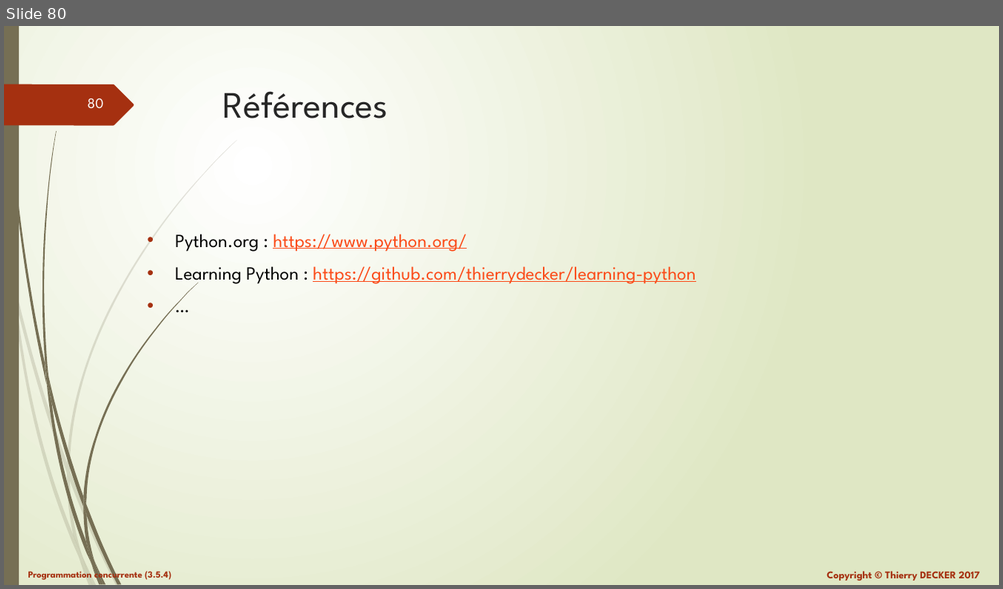
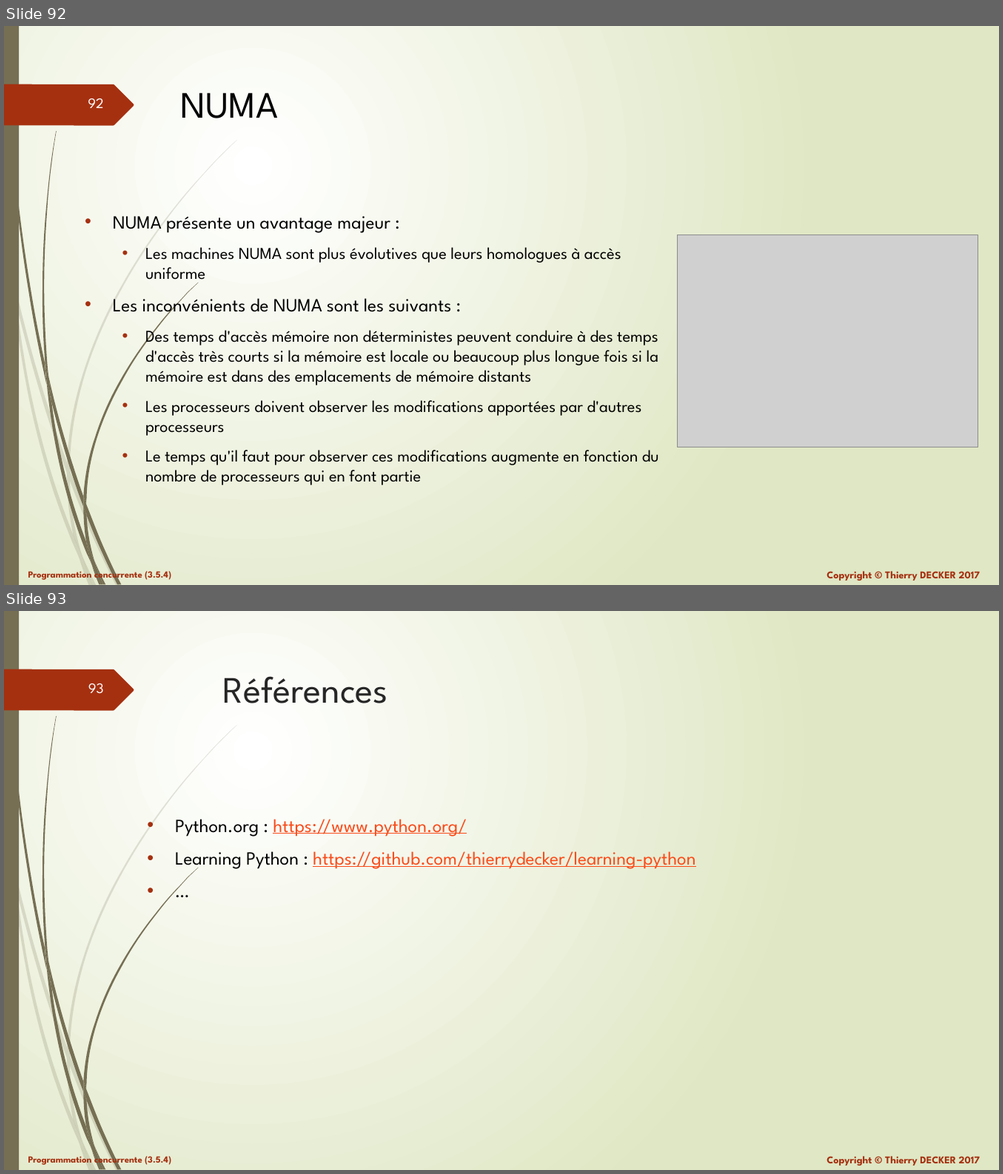
Before and after one commit to VikmanTheRacoon/learning-python, a slide deck: documentations/python-103.pptx. Shown one above the other, each under a label of ours: slide 80 before the commit, slides 92 and 93 after it. The pictures are 1003x589 and 1003x1174 pixels, drawn with LibreOffice and Linux fonts; fonts in the diff are those of the drawing; grey boxes stand for pictures. Boxes give left, top, right and bottom in pixels: in the first picture for what was removed or moved away, otherwise in the second. Text is boxed around its words. In the diff, an @@ line names an element or a change of style, - is before the commit and + after.

```diff
--- a/documentations/python-103.pptx
+++ b/documentations/python-103.pptx
@@ slide 92 added at (4,26,999,585), background gradient #FFFFFF to #DFE8C4; not listed: 27 template elements that a slide beside it also shows @@
@@ title added at (181,93,279,118), 36 pt, text #000000 @@
+NUMA
@@ text added at (113,216,659,486), 16 pt, text #000000 @@
+• NUMA présente un avantage majeur :
+  • Les machines NUMA sont plus évolutives que leurs homologues à accès uniforme
+• Les inconvénients de NUMA sont les suivants :
+  • Des temps d'accès mémoire non déterministes peuvent conduire à des temps d'accès très courts si la mémoire est locale ou beaucoup plus longue fois si la mémoire est dans des emplacements de mémoire distants
+  • Les processeurs doivent observer les modifications apportées par d'autres processeurs
+  • Le temps qu'il faut pour observer ces modifications augmente en fonction du nombre de processeurs qui en font partie
@@ picture added at (677,235,978,448) @@
@@ what was slide 80 is now slide 93 @@
@@ page number at (88,684,104,694): text changed @@
-80
+93
```
Also in this commit, not shown: 3 slides changed, 12 other slides added, 1 other file.
